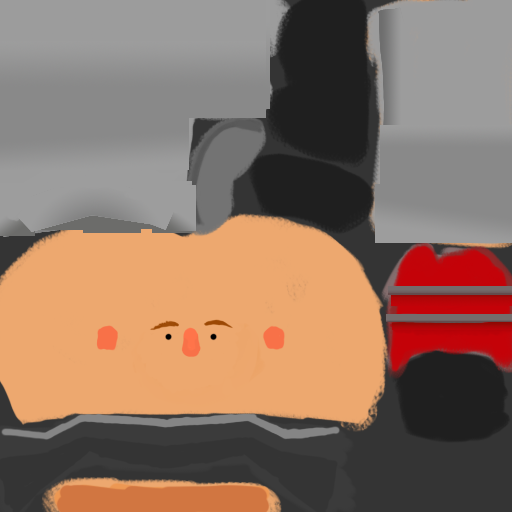
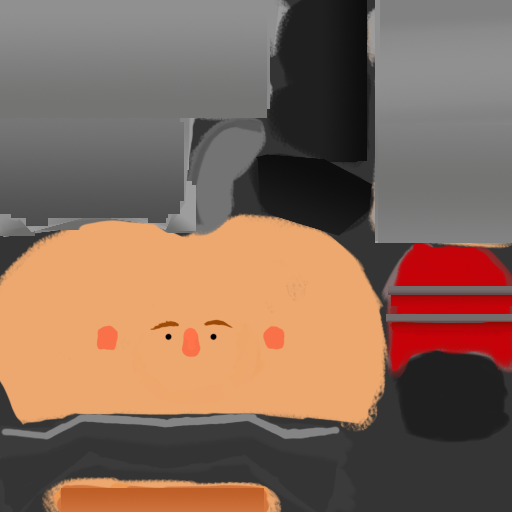
Layers edited between the first and the second 512 × 512 image:
renamed "Layer 5" to "Layer 6", painted on it over [0, 0, 512, 512]
removed layer "Layer 4" from group "lambert1.color" over [0, 0, 417, 512]
removed layer "Layer 3" from group "lambert1.color" over [22, 117, 512, 271]
removed layer "Layer 2" from group "lambert1.color" over [0, 0, 512, 512]
